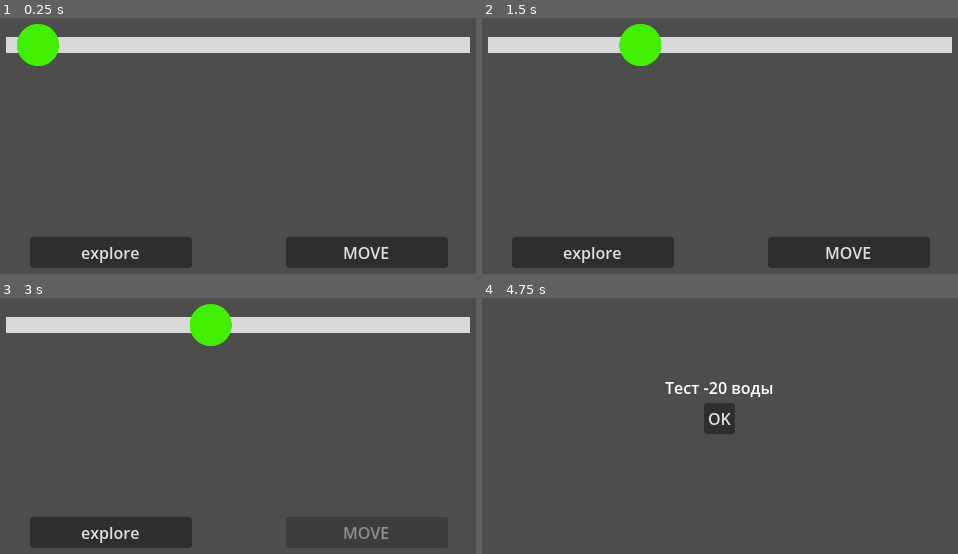
Above: before the commit, frames 1-4 (two rows, left to right).
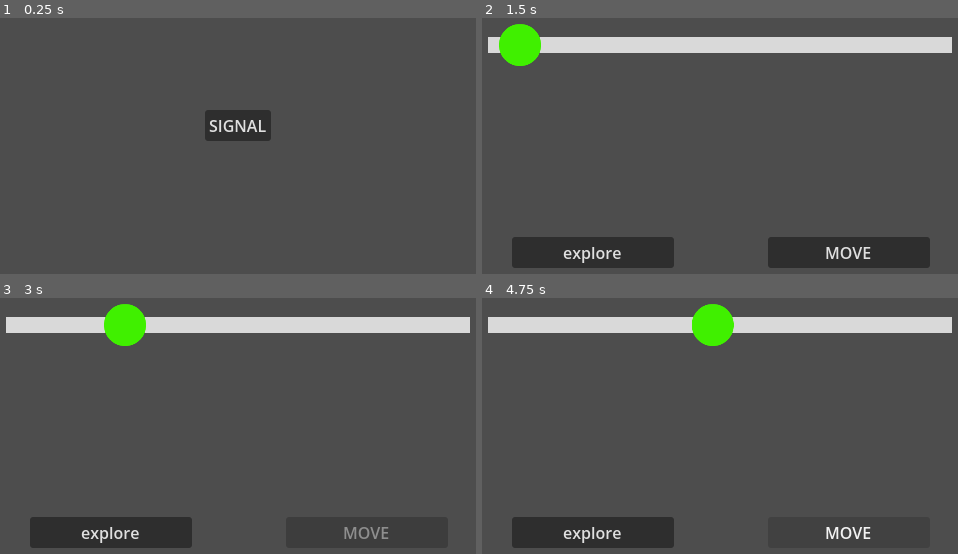
Above: after the commit, the same moments.

Repository: oldtoadpower/ludume_dare59
Game: Godot game, scene res://main/main_scene.tscn
Same seed, same stepped clock (60 frames per second), same inputs: the game is played once before the commit and once after it.
Inputs (mouse positions are in pixels of both pictures, inside the frame that each line leads up to):
- Up to frame 1 (0.25 s): no input
- Up to frame 2 (1.5 s): click (848, 253) at 0.5 s, where only the run before the commit has a clickable "MOVE"; click (720, 125) at 1.25 s, where only the run after the commit has a clickable "SIGNAL"
- Up to frame 3 (3 s): click "explore" at 2 s; click "MOVE" at 2.75 s
- Up to frame 4 (4.75 s): click "explore" at 3.5 s; click "MOVE" at 4.25 s

The runs differ from the first frame. In frame 1, 16% of the frame differs, in the area x 1-99%, y 2-98%; in frame 2, 2.3%; in frame 3, 2.3%; in frame 4, 12%.

Commit message:
core loop

Diff:
--- a/event_scene/event_scene.gd
+++ b/event_scene/event_scene.gd
@@ -9,8 +9,13 @@
 
 	event_text.text = current_event.text
 
+
 func _on_button_pressed() -> void:
 	var player = Main.game_controller.player
 	Main.event_manager.modify_parameter(player, current_event.parament, current_event.change_value)
 
-	Main.game_controller.restore_scene()
+	if Main.game_controller.current_path_end:
+		Main.game_controller.play_signal_scene()
+		Main.game_controller.current_path_end = false
+	else:
+		Main.game_controller.restore_scene()
--- /dev/null
+++ b/inventory_scene/inventory_scene.tscn
@@ -0,0 +1,3 @@
+[gd_scene format=3 uid="uid://dobyn4rxsiqpx"]
+
+[node name="inventory_scene" type="Node2D" unique_id=869618874]
--- /dev/null
+++ b/inventory_scene/item.gd
@@ -0,0 +1,4 @@
+extends Node2D
+
+var item_name: String
+var item_sprite: Sprite2D
--- /dev/null
+++ b/inventory_scene/item.tscn
@@ -0,0 +1,11 @@
+[gd_scene format=3 uid="uid://dnk0celfopi4p"]
+
+[ext_resource type="Script" uid="uid://c83dnio3tv6x1" path="res://inventory_scene/item.gd" id="1_0xwuh"]
+[ext_resource type="Texture2D" uid="uid://2y8aht35ernv" path="res://tests/template_circle.png" id="2_mrhdu"]
+
+[node name="item" type="Node2D" unique_id=1373369364]
+script = ExtResource("1_0xwuh")
+
+[node name="item_sprite" type="Sprite2D" parent="." unique_id=152675939]
+scale = Vector2(0.5, 1)
+texture = ExtResource("2_mrhdu")
--- /dev/null
+++ b/main/invetory_controller.gd
@@ -0,0 +1,40 @@
+class_name InventoryController
+extends Node2D
+
+const ITEM = preload("uid://dnk0celfopi4p")
+
+@export var tools_list: Array[GameTools] = []
+@export var storage: Array[GameTools] = []
+
+var current_inventory: Array[GameTools] = []
+var current_mass: int = 0
+
+@onready var inventory_node: Node2D = $inventory_node
+
+func _ready() -> void:
+	Main.inventory_controller = self
+
+	add_item_to_inventory("food")
+
+	for item in current_inventory:
+		create_item(item.name)
+
+
+
+func add_item_to_inventory(item_name: String) -> void:
+	for res in storage:
+		if item_name == res.name:
+			current_inventory.append(res)
+			current_mass += res.weight_item
+			res.number -= 1
+
+func create_item(item_name: String, item_sprite = 0) -> void:
+	var item = ITEM.instantiate()
+	item.position = Vector2(-20.0, 0.0)
+	item.item_name = item_name
+
+	if not item_sprite:
+		pass
+
+	inventory_node.add_child(item)
+	print("create ", item_name)
--- a/main/main_scene.tscn
+++ b/main/main_scene.tscn
@@ -6,6 +6,9 @@
 [ext_resource type="Resource" uid="uid://bkkle8k81qtrw" path="res://game_events/event1_test.tres" id="4_v3ear"]
 [ext_resource type="Resource" uid="uid://cci5ygex22xp6" path="res://game_events/event2.tres" id="5_m3hh0"]
 [ext_resource type="Resource" uid="uid://c7liw2nwf06ei" path="res://game_events/event3.tres" id="6_vtfip"]
+[ext_resource type="Script" uid="uid://cgbr1qn6dbyd6" path="res://main/invetory_controller.gd" id="7_vtfip"]
+[ext_resource type="Script" uid="uid://b5jod330da51a" path="res://scripts/tools.gd" id="8_ncflg"]
+[ext_resource type="Texture2D" uid="uid://ck8rnyovodcuk" path="res://tests/template_square.png" id="9_mhk4r"]
 
 [sub_resource type="Resource" id="Resource_m3hh0"]
 script = ExtResource("3_xc8me")
@@ -14,11 +17,48 @@
 change_value = -20
 metadata/_custom_type_script = "uid://bvwgjucpm1u2h"
 
+[sub_resource type="Resource" id="Resource_mhk4r"]
+script = ExtResource("8_ncflg")
+name = "knife"
+metadata/_custom_type_script = "uid://b5jod330da51a"
+
+[sub_resource type="Resource" id="Resource_rmejh"]
+script = ExtResource("8_ncflg")
+name = "food"
+metadata/_custom_type_script = "uid://b5jod330da51a"
+
+[sub_resource type="Resource" id="Resource_ncflg"]
+script = ExtResource("8_ncflg")
+name = "food"
+number = 10
+metadata/_custom_type_script = "uid://b5jod330da51a"
+
+[sub_resource type="Resource" id="Resource_sfolt"]
+script = ExtResource("8_ncflg")
+name = "bottle of water"
+number = 5
+metadata/_custom_type_script = "uid://b5jod330da51a"
+
 [node name="MainScene" type="Node2D" unique_id=735320970]
 script = ExtResource("1_8p0yu")
-
-[node name="display_scene" type="Node2D" parent="." unique_id=1421241234]
 
 [node name="game_event_manager" type="Node2D" parent="." unique_id=1849007147]
 script = ExtResource("2_8p0yu")
 events_list = Array[ExtResource("3_xc8me")]([ExtResource("4_v3ear"), ExtResource("5_m3hh0"), ExtResource("6_vtfip"), SubResource("Resource_m3hh0")])
+
+[node name="invetory_controller" type="Node2D" parent="." unique_id=730163971]
+visible = false
+script = ExtResource("7_vtfip")
+tools_list = Array[ExtResource("8_ncflg")]([SubResource("Resource_mhk4r"), SubResource("Resource_rmejh")])
+storage = Array[ExtResource("8_ncflg")]([SubResource("Resource_ncflg"), SubResource("Resource_sfolt")])
+
+[node name="inventory_node" type="Node2D" parent="invetory_controller" unique_id=859620867]
+position = Vector2(320, 416)
+
+[node name="back" type="Sprite2D" parent="invetory_controller/inventory_node" unique_id=33972099]
+modulate = Color(0.65, 0.5149083, 0.37049997, 1)
+position = Vector2(0, 32)
+scale = Vector2(5.78, 1)
+texture = ExtResource("9_mhk4r")
+
+[node name="display_scene" type="Node2D" parent="." unique_id=1421241234]
--- a/path_scene/path.gd
+++ b/path_scene/path.gd
@@ -36,12 +36,12 @@
 
 		path_pos +=step_distance
 		if path_pos > current_signal.distance or (current_signal.distance - path_pos) <= 5:
-			path_end = true
 			path_pos = current_signal.distance
 
 		move_player_tween(path_pos)
 
 	if path_end:
+		Main.game_controller.current_path_end = true
 		print("PATH END")
 		Main.game_controller.play_end_event_scene()
 
@@ -59,10 +59,21 @@
 	tween.tween_property(player_sprite, 'position', Vector2(player_pos.x + move_dist, player_pos.y), 0.3)
 	tween.finished.connect(func(): tween_move = false)
 	tween.finished.connect(func(): move_button.disabled = false)
+	tween.finished.connect(event_check)
+	tween.finished.connect(check_end_path)
 	tween.finished.connect(func(): tween.kill())
-	tween.finished.connect(func(): event_check())
+
+func check_end_path() -> void:
+	if path_pos == current_signal.distance:
+		print("PATH END")
+		path_end = true
+		Main.game_controller.current_path_end = true
+		Main.game_controller.play_end_event_scene()
 
 func event_check():
+	if path_pos == current_signal.distance:
+		return
+
 	if Main.get_chance(Main.game_controller.player.event_percent):
 		print("EVENT")
 		Main.game_controller.play_event_scene()
--- a/scripts/game_controller.gd
+++ b/scripts/game_controller.gd
@@ -1,17 +1,19 @@
 class_name GameController
-extends Node
+extends Node2D
 
 var player =  Player
 
 var current_scene: Node2D
 var remove_scene: Node2D
 
+var current_path_end: bool = false
+
 @onready var display_scene: Node2D = $display_scene
 
 func _ready() -> void:
 	Main.game_controller = self
 	create_run()
-	change_scene("res://path_scene/path.tscn")
+	play_signal_scene()
 
 func _process(_delta: float) -> void:
 	if player.hp <= 0 and not player.player_dead:
@@ -47,6 +49,12 @@
 func play_end_event_scene():
 	change_scene("res://event_scene/event_scene.tscn")
 
+func play_path_scene():
+	change_scene("res://path_scene/path.tscn")
+
+func play_signal_scene():
+	change_scene("res://signal_scene/signal_scene.tscn")
+
 func restore_scene() -> void:
 	if remove_scene:
 		current_scene.queue_free()
--- a/scripts/global.gd
+++ b/scripts/global.gd
@@ -1,7 +1,8 @@
-extends Node
+extends Node2D
 
 var game_controller: GameController
 var event_manager: EventManager
+var inventory_controller: InventoryController
 
 func _ready():
 	randomize()
--- a/scripts/player.gd
+++ b/scripts/player.gd
@@ -1,5 +1,5 @@
 class_name Player
-extends Node
+extends Node2D
 
 var hp: int = 100
 var water: int = 100
@@ -10,7 +10,7 @@
 var med: int = 10
 var energy: int = 10
 
-var event_percent: float = 50.0
+var event_percent: float = 35.0
 var step_bonus: float = 0.0
 
 var empty_energy: bool = false
--- a/scripts/signal.gd
+++ b/scripts/signal.gd
@@ -1,5 +1,5 @@
 class_name BaseSignal
-extends Node
+extends Node2D
 
 var distance: int = 0
 var type
--- /dev/null
+++ b/scripts/tools.gd
@@ -0,0 +1,6 @@
+class_name GameTools
+extends Resource
+
+@export var name: String = ''
+@export var weight_item: int = 1
+@export var number: int = 1
--- /dev/null
+++ b/signal_scene/signal_scene.gd
@@ -0,0 +1,5 @@
+extends Node2D
+
+
+func _on_signal_button_pressed() -> void:
+	Main.game_controller.play_path_scene()
--- a/signal_scene/signal_scene.tscn
+++ b/signal_scene/signal_scene.tscn
@@ -1,3 +1,29 @@
 [gd_scene format=3 uid="uid://doqem7nv0oycj"]
 
+[ext_resource type="Script" uid="uid://e31suh0u8wcr" path="res://signal_scene/signal_scene.gd" id="1_oms63"]
+
 [node name="signal_scene" type="Node2D" unique_id=2018711936]
+script = ExtResource("1_oms63")
+
+[node name="Control" type="Control" parent="." unique_id=327903024]
+layout_mode = 3
+anchors_preset = 0
+offset_right = 640.0
+offset_bottom = 480.0
+
+[node name="signal_button" type="Button" parent="Control" unique_id=493363623]
+layout_mode = 1
+anchors_preset = 8
+anchor_left = 0.5
+anchor_top = 0.5
+anchor_right = 0.5
+anchor_bottom = 0.5
+offset_left = -4.0
+offset_top = -4.0
+offset_right = 4.0
+offset_bottom = 4.0
+grow_horizontal = 2
+grow_vertical = 2
+text = "SIGNAL"
+
+[connection signal="pressed" from="Control/signal_button" to="." method="_on_signal_button_pressed"]
Not shown, added: inventory_scene/item.gd.uid
Not shown, added: main/invetory_controller.gd.uid
Not shown, added: scripts/tools.gd.uid
Not shown, added: signal_scene/signal_scene.gd.uid
